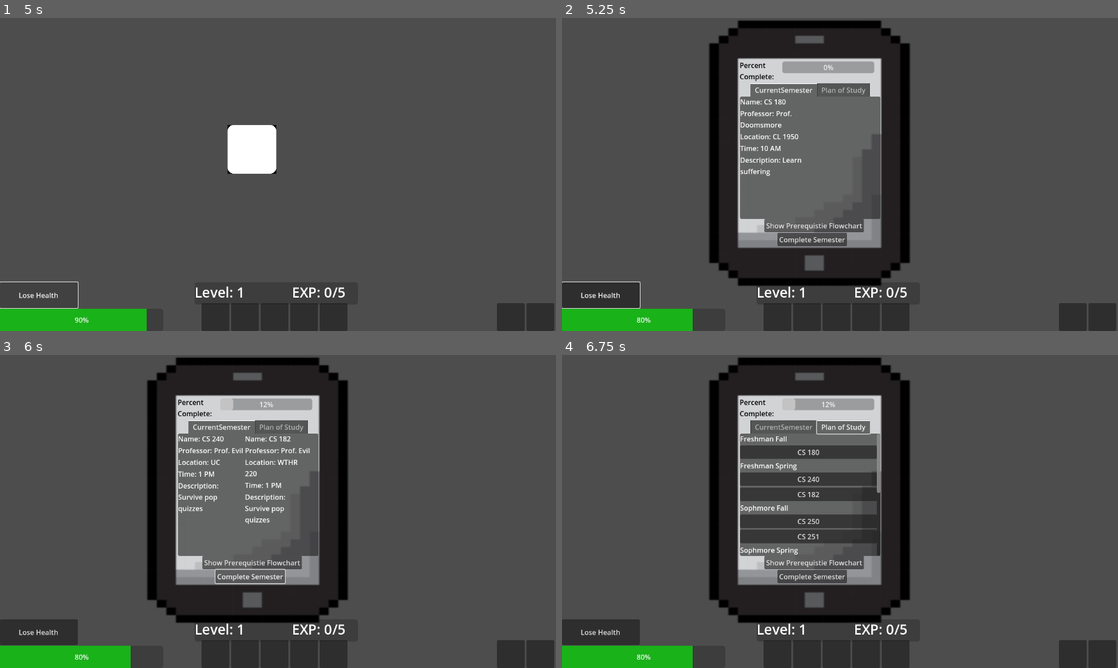
Above: before the commit, frames 1-4 (two rows, left to right).
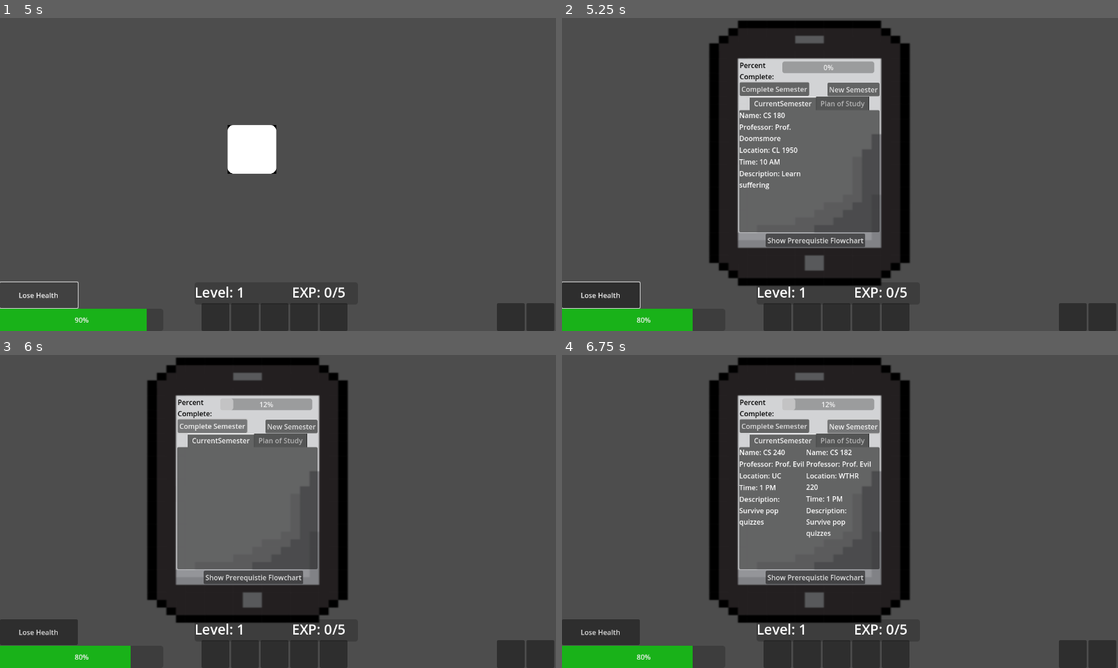
Above: after the commit, the same moments.

Repository: trex414/Profpocalypse-Purdue-Edition
Game: Godot game, scene res://test_main.tscn
Same seed, same stepped clock (60 frames per second), same inputs: the game is played once before the commit and once after it.
Inputs (mouse positions are in pixels of both pictures, inside the frame that each line leads up to):
- Up to frame 1 (5 s): click (216, 318) at 0.52 s; click (244, 318) at 1.27 s; click (272, 318) at 2 s; click (305, 318) at 2.75 s; click (333, 318) at 3.5 s; click "Lose Health" at 4.25 s
- Up to frame 2 (5.25 s): tap Enter at 5 s; move the mouse to (962, 158) at 5.02 s; hold D (move_right) from 5.03 s (still down); tap C (courses_information) at 5.1 s
- Up to frame 3 (6 s): release D (move_right) at 5.75 s; click "Complete Semester" at 5.75 s
- Up to frame 4 (6.75 s): click (851, 426) at 6.5 s, where only the run after the commit has a clickable "New Semester"

Frame 1 is identical in both runs. In frame 2, 2.7% of the frame differs, in the area x 31-58%, y 20-74%; in frame 3, 2.9%; in frame 4, 7.9%.

Commit message:
Updated complete semeseter button into two to fill requirement

Diff:
--- a/MajorInformation/Scenes/MajorInformation.tscn
+++ b/MajorInformation/Scenes/MajorInformation.tscn
@@ -54,26 +54,34 @@
 
 [node name="PrerequisiteFlowchart" type="Button" parent="CanvasLayer/Panel"]
 layout_mode = 0
-offset_left = 59.0
-offset_top = 370.0
-offset_right = 288.0
-offset_bottom = 401.0
+offset_left = 62.0
+offset_top = 404.0
+offset_right = 291.0
+offset_bottom = 435.0
 text = "Show Prerequistie Flowchart"
 
 [node name="CompleteSemester" type="Button" parent="CanvasLayer/Panel"]
 layout_mode = 0
-offset_left = 89.0
-offset_top = 402.0
-offset_right = 249.0
-offset_bottom = 433.0
+offset_left = 2.0
+offset_top = 56.0
+offset_right = 162.0
+offset_bottom = 87.0
 text = "Complete Semester"
+
+[node name="NewSemester" type="Button" parent="CanvasLayer/Panel"]
+layout_mode = 0
+offset_left = 204.0
+offset_top = 57.0
+offset_right = 324.0
+offset_bottom = 88.0
+text = "New Semester"
 
 [node name="TabContainer" type="TabContainer" parent="CanvasLayer/Panel"]
 layout_mode = 0
-offset_left = 3.0
-offset_top = 58.0
-offset_right = 326.0
-offset_bottom = 370.0
+offset_left = 1.0
+offset_top = 89.0
+offset_right = 324.0
+offset_bottom = 401.0
 tab_alignment = 1
 current_tab = 0
 
--- a/MajorInformation/Script/majorInformation.gd
+++ b/MajorInformation/Script/majorInformation.gd
@@ -36,6 +36,7 @@
 @onready var flowchart = $CanvasLayer/Panel/PrerequisiteFlowchartTexture
 @onready var grid_container = $CanvasLayer/Panel/TabContainer/CurrentSemester
 @onready var CompleteSemester = $CanvasLayer/Panel/CompleteSemester
+@onready var NewSemester = $CanvasLayer/Panel/NewSemester
 @onready var progress_bar = $CanvasLayer/Panel/ProgressBar
 @onready var PrerequisiteFlowchartButton = $CanvasLayer/Panel/PrerequisiteFlowchart
 
@@ -44,6 +45,7 @@
 	current_semester = PlayerData.current_semester
 	update_display()
 	CompleteSemester.pressed.connect(_on_complete_semester_pressed)
+	NewSemester.pressed.connect(_on_new_semester_pressed)
 	progress_bar.value = semester_index
 	flowchart.visible = false
 	PrerequisiteFlowchartButton.pressed.connect(toggle_flowchart)
@@ -93,7 +95,10 @@
 		print("Major Info closed.")
 
 
-func _on_complete_semester_pressed():
+
+# this one is the entire process of completing a semester and gaining a new one
+# the next two are split up for the purpose of the requirements I set during planning
+func complete_current_semester():
 	var next_semester = get_next_semester()
 	PlayerData.current_semester = next_semester
 	if next_semester:
@@ -109,6 +114,25 @@
 		clear_current_semester()
 		progress_bar.value = 8  # Update progress bar
 
+func _on_complete_semester_pressed():
+	if semester_index < 8:
+		var next_semester = get_next_semester()
+		PlayerData.current_semester = next_semester
+		current_semester = next_semester
+		semester_index += 1  # Increment semester index
+		PlayerData.semester_index = semester_index
+		progress_bar.value = semester_index  # Update progress bar
+		clear_current_semester()
+
+
+
+func _on_new_semester_pressed():
+	if semester_index < 8:
+		update_display()
+	else:
+		print("No more semesters!")  # Debug message
+
+
 func get_next_semester() -> String:
 	if semester_index + 1 < course_list.size():
 		return course_list[semester_index + 1]["semester"]
Not shown, changed: MajorInformation/.DS_Store
